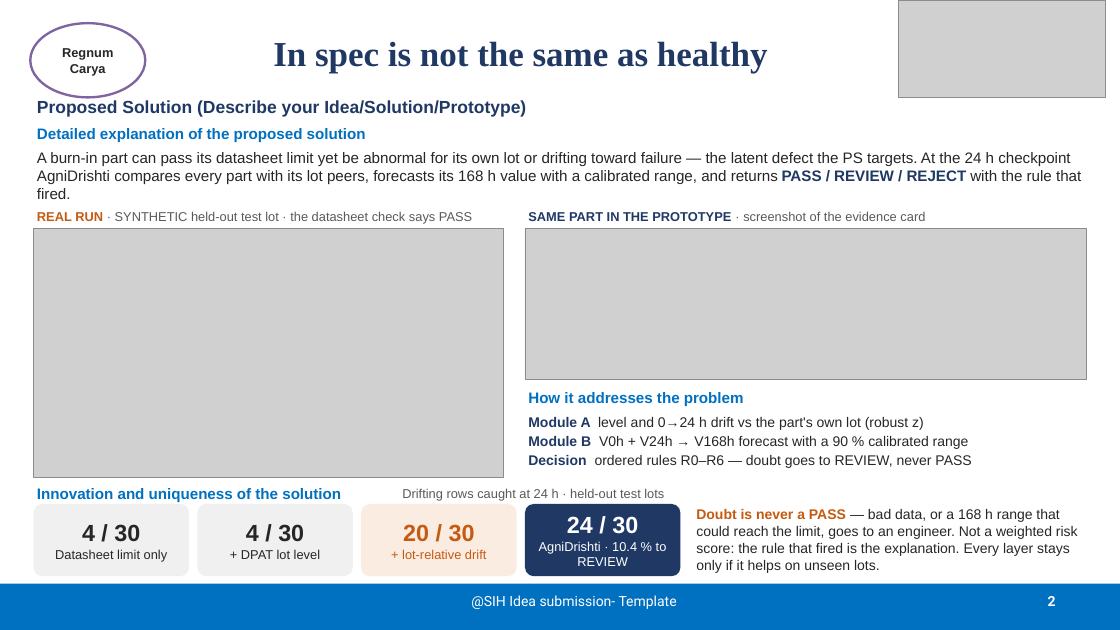
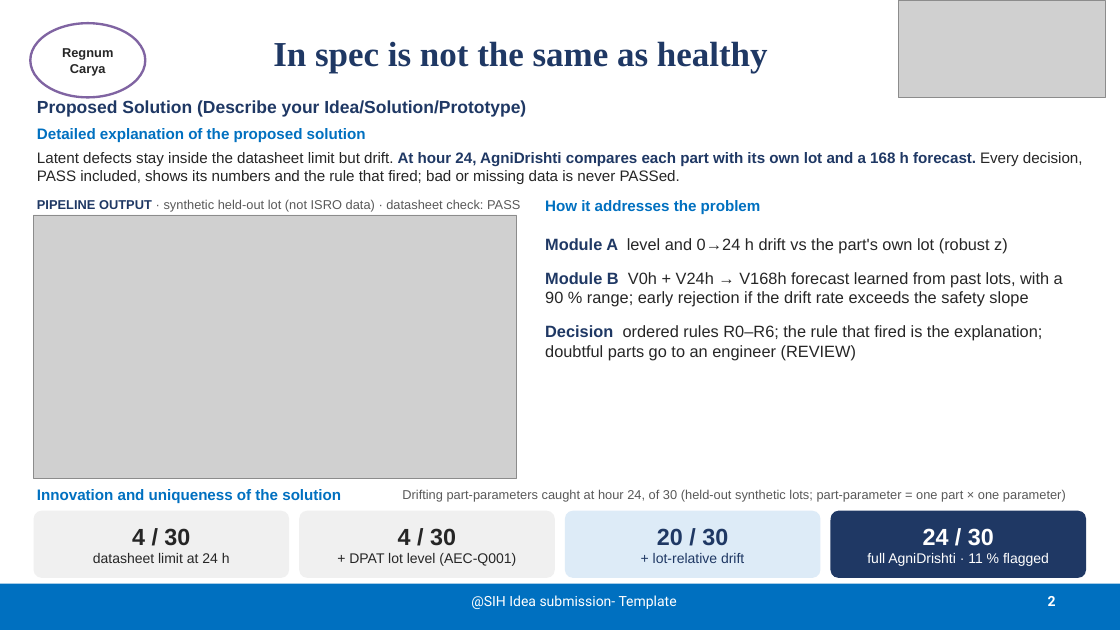
Before and after one commit to Mrudula211/AgniDrishti, a slide deck: slide 2 of docs/presentation/sih2026-idea-agnidrishti.pptx. Drawn at 1120x630 pixels with LibreOffice and Linux fonts; fonts in the diff are those of the drawing; grey boxes stand for pictures. Boxes give left, top, right and bottom in pixels: in the first picture for what was removed or moved away, otherwise in the second. Text is boxed around its words. In the diff, an @@ line names an element or a change of style, - is before the commit and + after.

Commit message:
Enhance AgniDrishti project documentation and implementation
- Updated presentation materials (PDF and PPTX) with new insights on decision support for ISRO burn-in QA and anomaly detection metrics.
- Revised project state documentation to reflect current experiment status and submission readiness as of 2026-09-29.
- Adjusted requirements specification to clarify implementation status and evidence requirements.
- Updated requirements traceability to include recorded evidence from synthetic data experiments and clarify the status of various metrics.
- Modified fit_pipeline.py and run_experiments.py to ensure proper UTF-8 encoding for console output, accommodating special characters.
- Introduced GitHub Actions workflow for automated testing across multiple Python versions and operating systems.

```diff
--- a/docs/presentation/sih2026-idea-agnidrishti.pptx
+++ b/docs/presentation/sih2026-idea-agnidrishti.pptx
@@ text at [37, 152, 1083, 184]: text changed @@
-A burn-in part can pass its datasheet limit yet be abnormal for its own lot or drifting toward failure — the latent defect the PS targets. At the 24 h checkpoint AgniDrishti compares every part with its lot peers, forecasts its 168 h value with a calibrated range, and returns PASS / REVIEW / REJECT with the rule that fired.
+Latent defects stay inside the datasheet limit but drift. At hour 24, AgniDrishti compares each part with its own lot and a 168 h forecast. Every decision, PASS included, shows its numbers and the rule that fired; bad or missing data is never PASSed.
@@ text at [37, 199, 520, 212]: text changed @@
-REAL RUN · SYNTHETIC held-out test lot · the datasheet check says PASS
+PIPELINE OUTPUT · synthetic held-out lot (not ISRO data) · datasheet check: PASS
@@ text "How it addresses the problem": place and size @@
-text "How it addresses the problem" at [528, 392, 744, 406]
+text "How it addresses the problem" at [545, 200, 761, 214]
@@ picture: place and size @@
-picture at [34, 229, 504, 478]
+picture at [34, 215, 517, 479]
@@ picture removed at [525, 229, 1086, 380] @@
@@ text removed at [528, 211, 925, 221] @@
-SAME PART IN THE PROTOTYPE · screenshot of the evidence card
@@ text "Module A level and 0→24 ...": place and size @@
-text "Module A level and 0→24 ..." at [528, 417, 971, 468]
+text "Module A level and 0→24 ..." at [545, 238, 1063, 360]
@@ text at [545, 238, 1008, 254]: size 12 to 14 pt in "Module A level and 0→24 h drift ..."; more space between paragraphs @@
@@ text at [545, 272, 1063, 360]: text changed; size 12 to 14 pt @@
-Module B V0h + V24h → V168h forecast with a 90 % calibrated range
-Decision ordered rules R0–R6 — doubt goes to REVIEW, never PASS
+Module B V0h + V24h → V168h forecast learned from past lots, with a 90 % range; early rejection if the drift rate exceeds the safety slope
+Decision ordered rules R0–R6; the rule that fired is the explanation; doubtful parts go to an engineer (REVIEW)
@@ text at [402, 489, 1066, 502]: text changed @@
-Drifting rows caught at 24 h · held-out test lots
+Drifting part-parameters caught at hour 24, of 30 (held-out synthetic lots; part-parameter = one part × one parameter)
@@ rounded rectangle removed at [525, 504, 681, 576] @@
-24 / 30
-AgniDrishti · 10.4 % to REVIEW
@@ text removed at [696, 509, 1078, 573] @@
-Doubt is never a PASS — bad data, or a 168 h range that could reach the limit, goes to an engineer. Not a weighted risk score: the rule that fired is the explanation. Every layer stays only if it helps on unseen lots.
@@ rounded rectangle "4 / 30": place and size @@
-rounded rectangle "4 / 30" at [34, 504, 189, 576]
+rounded rectangle "4 / 30" at [34, 511, 289, 578]
@@ rounded rectangle "4 / 30": place and size @@
-rounded rectangle "4 / 30" at [197, 504, 353, 576]
+rounded rectangle "4 / 30" at [299, 511, 555, 578]
@@ rounded rectangle "20 / 30": place and size @@
-rounded rectangle "20 / 30" at [361, 504, 517, 576]
+rounded rectangle "20 / 30" at [565, 511, 820, 578]
@@ rounded rectangle "20 / 30" at [565, 511, 820, 578]: text colour #C55A11 to #1F3864; size 11 to 12 pt in "+ lot-relative drift"; fill #FBECE2 to #DDEBF7 @@
@@ rounded rectangle added at [831, 511, 1086, 578], fill #1F3864, 12 pt, text #FFFFFF @@
+24 / 30
+full AgniDrishti · 11 % flagged
@@ text in rounded rectangle at [93, 553, 230, 563]: text changed; size 11 to 12 pt @@
-Datasheet limit only
+datasheet limit at 24 h
@@ text in rounded rectangle at [349, 553, 516, 566]: text changed; size 11 to 12 pt @@
-+ DPAT lot level
++ DPAT lot level (AEC-Q001)
```
Also in this commit, not shown: 5 other slides changed, 14 other files.
